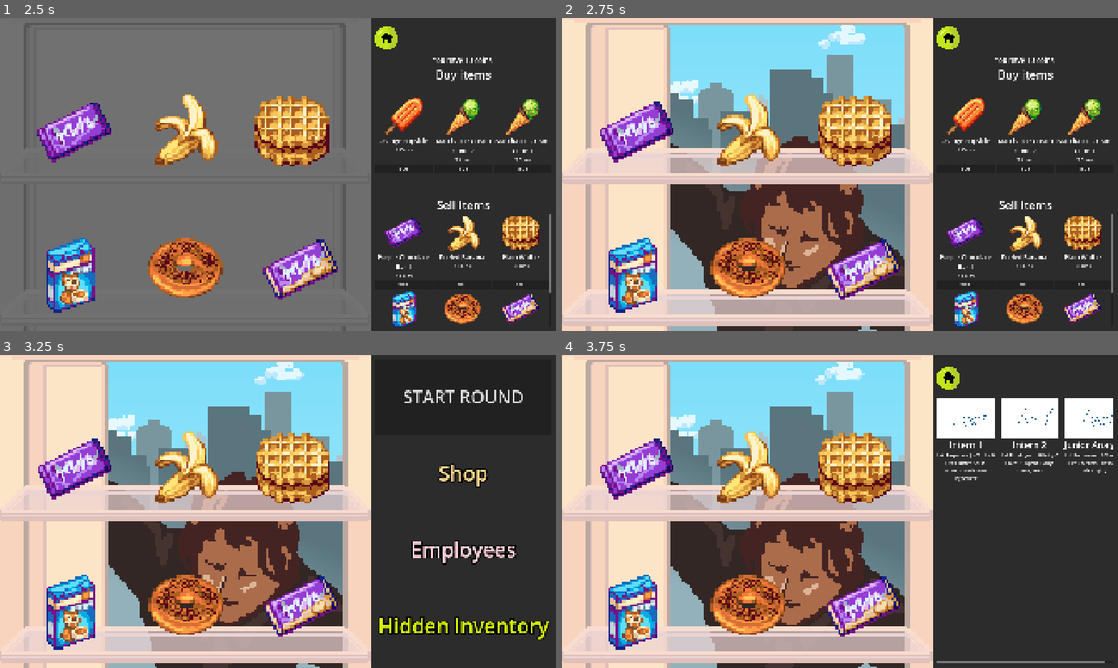
Above: before the commit, frames 1-4 (two rows, left to right).
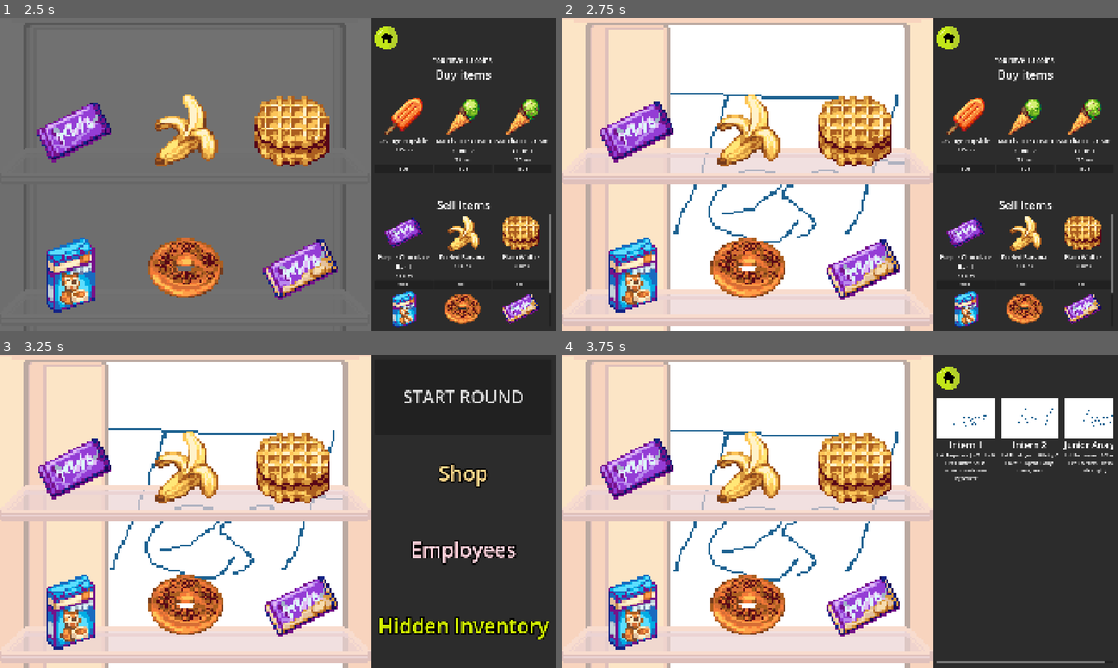
Above: after the commit, the same moments.

Repository: terebigeemu/usydjam
Game: Godot game, scene res://scenes/fridge.tscn
Same seed, same stepped clock (60 frames per second), same inputs: the game is played once before the commit and once after it.
Inputs (mouse positions are in pixels of both pictures, inside the frame that each line leads up to):
- Up to frame 1 (2.5 s): click "START ROUND" at 0.5 s; click "START ROUND" at 1.25 s; click "Shop" at 2 s
- Up to frame 2 (2.75 s): no input
- Up to frame 3 (3.25 s): click (389, 373) at 2.75 s
- Up to frame 4 (3.75 s): click "Employees" at 3.5 s

Frame 1 is identical in both runs. In frame 2, 29% of the frame differs, in the area x 19-62%, y 2-100%; in frame 3, 29%; in frame 4, 29%.

Commit message:
connected art, added employee selector

Diff:
--- a/scenes/fridge.tscn
+++ b/scenes/fridge.tscn
@@ -10,10 +10,6 @@
 [ext_resource type="Texture2D" uid="uid://dan8bmestv28h" path="res://assets/clouds.png" id="5_npr5r"]
 [ext_resource type="Texture2D" uid="uid://57xmjwbynog7" path="res://assets/office1.png" id="7_mq0tr"]
 [ext_resource type="Texture2D" uid="uid://ds4lqrf3qse6w" path="res://assets/fruit-art.png" id="7_nm1dx"]
-[ext_resource type="Texture2D" uid="uid://bfauu7v4jlohq" path="res://assets/Employee1.png" id="8_cx14s"]
-[ext_resource type="Texture2D" uid="uid://u4bhle2chw6i" path="res://assets/Employee2.png" id="9_mq0tr"]
-[ext_resource type="Texture2D" uid="uid://buen4c87sltbn" path="res://assets/Employee4.png" id="10_iod1f"]
-[ext_resource type="Texture2D" uid="uid://cl153ofc4vinp" path="res://assets/Employee3.png" id="10_s2lay"]
 [ext_resource type="PackedScene" uid="uid://bvfa18ddvvaon" path="res://scenes/UI.tscn" id="11_s2lay"]
 
 [sub_resource type="Gradient" id="Gradient_buvrw"]
@@ -21,26 +17,6 @@
 
 [sub_resource type="GradientTexture2D" id="GradientTexture2D_iod1f"]
 gradient = SubResource("Gradient_buvrw")
-
-[sub_resource type="SpriteFrames" id="SpriteFrames_5l13h"]
-animations = [{
-"frames": [{
-"duration": 1.0,
-"texture": ExtResource("8_cx14s")
-}, {
-"duration": 1.0,
-"texture": ExtResource("9_mq0tr")
-}, {
-"duration": 1.0,
-"texture": ExtResource("10_s2lay")
-}, {
-"duration": 1.0,
-"texture": ExtResource("10_iod1f")
-}],
-"loop": 0,
-"name": &"default",
-"speed": 1.0
-}]
 
 [sub_resource type="SpriteFrames" id="SpriteFrames_i7dow"]
 animations = [{
@@ -1238,10 +1214,9 @@
 
 [node name="Employee" type="Parallax2D" parent="Background" unique_id=359773424]
 
-[node name="AnimatedSprite2D" type="AnimatedSprite2D" parent="Background/Employee" unique_id=232142265]
+[node name="AnimatedSprite2D" type="Sprite2D" parent="Background/Employee" unique_id=505044593]
 position = Vector2(640, 540)
 scale = Vector2(8, 8)
-sprite_frames = SubResource("SpriteFrames_5l13h")
 
 [node name="ShakeTimer" type="Timer" parent="." unique_id=928900059]
 wait_time = 2.0
@@ -1426,7 +1401,3 @@
 [connection signal="input_event" from="Area4" to="." method="_on_cell_input_event" binds= [NodePath("Area4/Cell4"), 4]]
 [connection signal="input_event" from="Area5" to="." method="_on_cell_input_event" binds= [NodePath("Area5/Cell5"), 5]]
 [connection signal="input_event" from="Area6" to="." method="_on_cell_input_event" binds= [NodePath("Area6/Cell6"), 6]]
-[connection signal="input_event" from="Stash100" to="." method="_on_stash_input_event" binds= [NodePath("Stash100/Cell100"), 0]]
-[connection signal="input_event" from="Stash101" to="." method="_on_stash_input_event" binds= [NodePath("Stash101/Cell101"), 1]]
-[connection signal="input_event" from="Stash102" to="." method="_on_stash_input_event" binds= [NodePath("Stash102/Cell102"), 2]]
-[connection signal="input_event" from="SidePanel" to="." method="_on_side_panel_input_event"]
--- a/scripts/employee_data.gd
+++ b/scripts/employee_data.gd
@@ -9,7 +9,5 @@
 @export var encounter: float = 0.0
 @export var preferencecount: int = 0
 @export var seenstatus: bool = false
-
-# The two newly requested columns
 @export var preferences: String = ""
 @export var icon: Texture2D
--- a/scripts/employee_manager.gd
+++ b/scripts/employee_manager.gd
@@ -17,7 +17,7 @@
 				all_game_employees.append(emp)
 
 # We changed this function slightly to RETURN the chosen employee data
-func get_random_employee(current_player_level: String) -> EmployeeData:
+func summon_employee(current_player_level: String) -> EmployeeData:
 	var valid_pool: Array[EmployeeData] = []
 	var total_encounter_weight: float = 0.0
 
--- a/scripts/fridge.gd
+++ b/scripts/fridge.gd
@@ -365,7 +365,7 @@
 
 @export var shake_amount: float = 5.0
 @onready var fridge_sprite: AnimatedSprite2D = $FridgeInside
-@onready var employee: AnimatedSprite2D = $Background/Employee/AnimatedSprite2D
+@onready var employee: Sprite2D = $Background/Employee/AnimatedSprite2D
 @onready var city: Sprite2D = $Background/City/Sprite2D
 @onready var shake_timer = $ShakeTimer
 @onready var open_timer = $OpenTimer
@@ -389,13 +389,24 @@
 
 
 ########
-func get_random_employee():
-	var frame_count = employee.sprite_frames.get_frame_count("default")
-	var random_frame = randi_range(0, frame_count - 1)
-	print(random_frame)
-	employee.frame = random_frame
+#func get_random_employee():
+	#var frame_count = employee.sprite_frames.get_frame_count("default")
+	#var random_frame = randi_range(0, frame_count - 1)
+	#print(random_frame)
+	#employee.frame = random_frame
 ##########
-
+# We now pass the current level into the function (e.g. "Level 1")
+func summon_employee(current_player_level: String):
+
+	# Ask the Autoload for a random employee based on the level
+	var chosen_employee = EmployeeManager.summon_employee(current_player_level)
+
+	# Safety check: Make sure it actually found someone
+	if chosen_employee != null:
+		print("Spawned Employee: ", chosen_employee.title)
+
+		# Apply the employee's icon directly to your visual node!
+		employee.texture = chosen_employee.icon
 
 
 
@@ -426,7 +437,7 @@
 	for i in cell_array.size():
 		cell_array[i].position = cell_original_positions[i]
 
-	get_random_employee()
+	summon_employee(Globals.player_level)
 
 	fridge_sprite.frame = OPEN
 
--- a/scripts/globals.gd
+++ b/scripts/globals.gd
@@ -1,6 +1,7 @@
 extends Node
 
 var player_bal: int = 10
+var player_level: String = "Employee"
 
 @onready var cell1: AnimatedSprite2D = get_node("../Fridge/Area1/Cell1")
 @onready var cell2: AnimatedSprite2D = get_node("../Fridge/Area2/Cell2")
Not shown: 1 places in items/157.tres that only renumber resources
